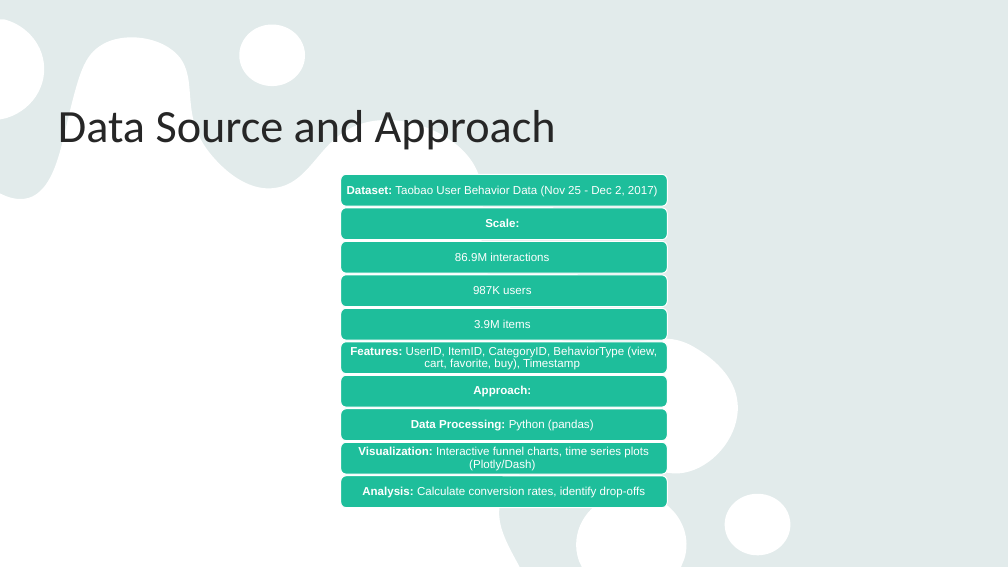
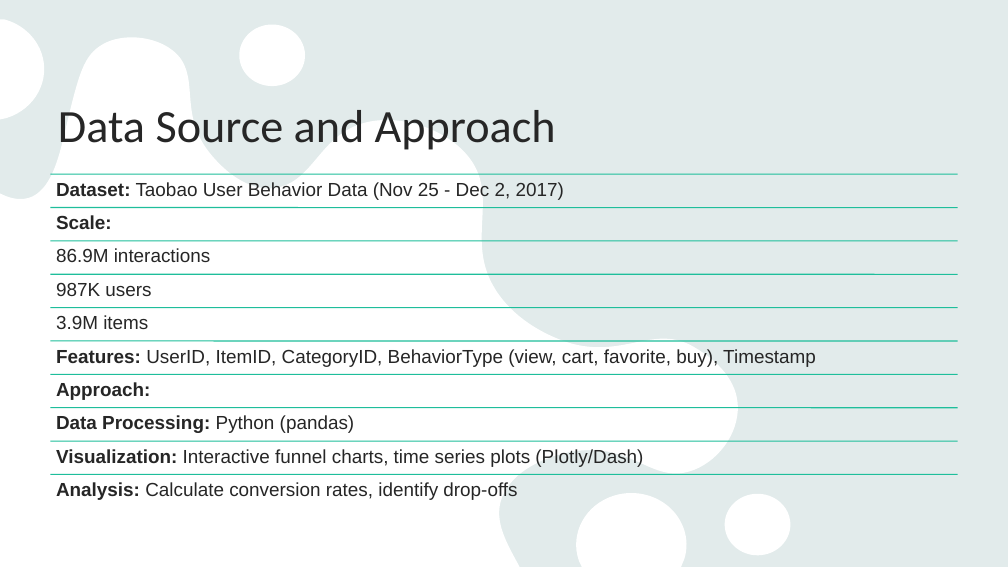
Before and after one commit to anujpatel1761/Data-Visualization-Final-Project, a slide deck: slide 3 of Project Proposal.pptx. Drawn at 1008x567 pixels with LibreOffice and Linux fonts; fonts in the diff are those of the drawing. Boxes give left, top, right and bottom in pixels: in the first picture for what was removed or moved away, otherwise in the second. Text is boxed around its words. In the diff, an @@ line names an element or a change of style, - is before the commit and + after.

Commit message:
PPT update

```diff
--- a/Project Proposal.pptx
+++ b/Project Proposal.pptx
@@ text "Dataset: Taobao User Behavior Data ..." moved from (x1=347, y1=185, x2=658, y2=197) to (x1=56, y1=182, x2=564, y2=200) @@
@@ text "Scale:" moved from (x1=485, y1=218, x2=519, y2=227) to (x1=56, y1=215, x2=112, y2=229) @@
@@ text "86.9M interactions" moved from (x1=455, y1=252, x2=549, y2=261) to (x1=56, y1=248, x2=211, y2=262) @@
@@ text "987K users" moved from (x1=473, y1=286, x2=531, y2=294) to (x1=56, y1=283, x2=151, y2=296) @@
@@ text "3.9M items" moved from (x1=474, y1=319, x2=531, y2=328) to (x1=56, y1=315, x2=148, y2=329) @@
@@ text "Features: UserID, ItemID, CategoryID, BehaviorType ..." moved from (x1=350, y1=346, x2=657, y2=370) to (x1=56, y1=349, x2=816, y2=367) @@
@@ text "Approach:" moved from (x1=473, y1=386, x2=531, y2=397) to (x1=56, y1=382, x2=150, y2=400) @@
@@ text "Data Processing: Python (pandas)" moved from (x1=411, y1=419, x2=594, y2=431) to (x1=56, y1=415, x2=355, y2=433) @@
@@ size 11 to 18 pt, text colour #FFFFFF to #262626; alignment centre to left; more space between paragraphs; vertical alignment middle to top in 10 elements at (x1=56, y1=182, x2=564, y2=200), (x1=56, y1=283, x2=151, y2=296), (x1=56, y1=315, x2=148, y2=329), (x1=56, y1=349, x2=816, y2=367), (x1=56, y1=382, x2=150, y2=400), (x1=56, y1=482, x2=517, y2=500), (x1=56, y1=215, x2=112, y2=229), (x1=56, y1=248, x2=211, y2=262), (x1=56, y1=415, x2=355, y2=433), (x1=56, y1=449, x2=643, y2=467) @@
@@ text "Visualization: Interactive funnel charts, time ..." moved from (x1=358, y1=446, x2=648, y2=471) to (x1=56, y1=449, x2=643, y2=467) @@
@@ text "Analysis: Calculate conversion rates, identify ..." moved from (x1=362, y1=486, x2=645, y2=498) to (x1=56, y1=482, x2=517, y2=500) @@
@@ group added at (x1=51, y1=174, x2=958, y2=475): 10 lines @@
@@ group removed at (x1=341, y1=175, x2=668, y2=507): 10 rounded rectangles @@
```
